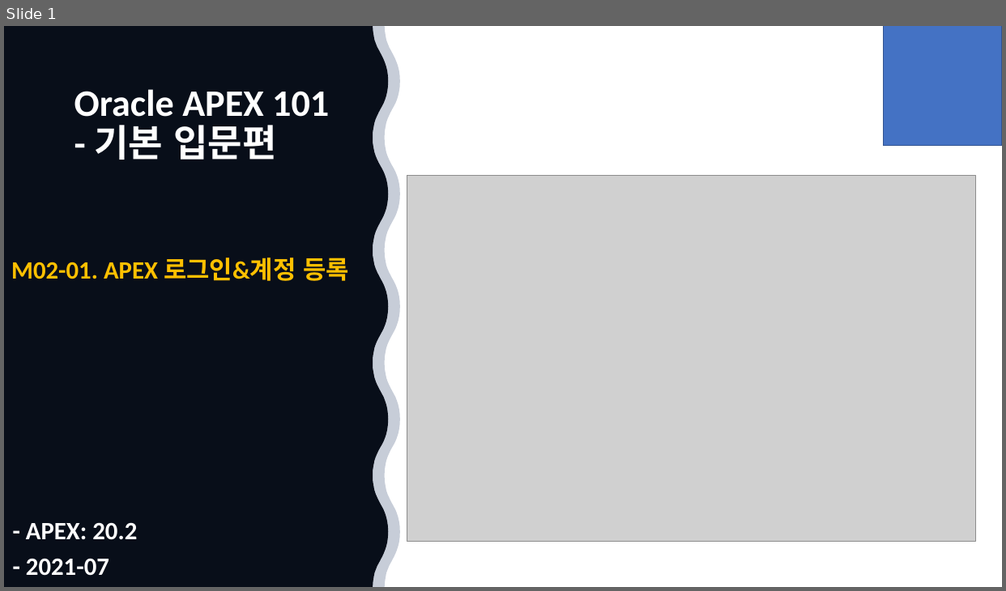
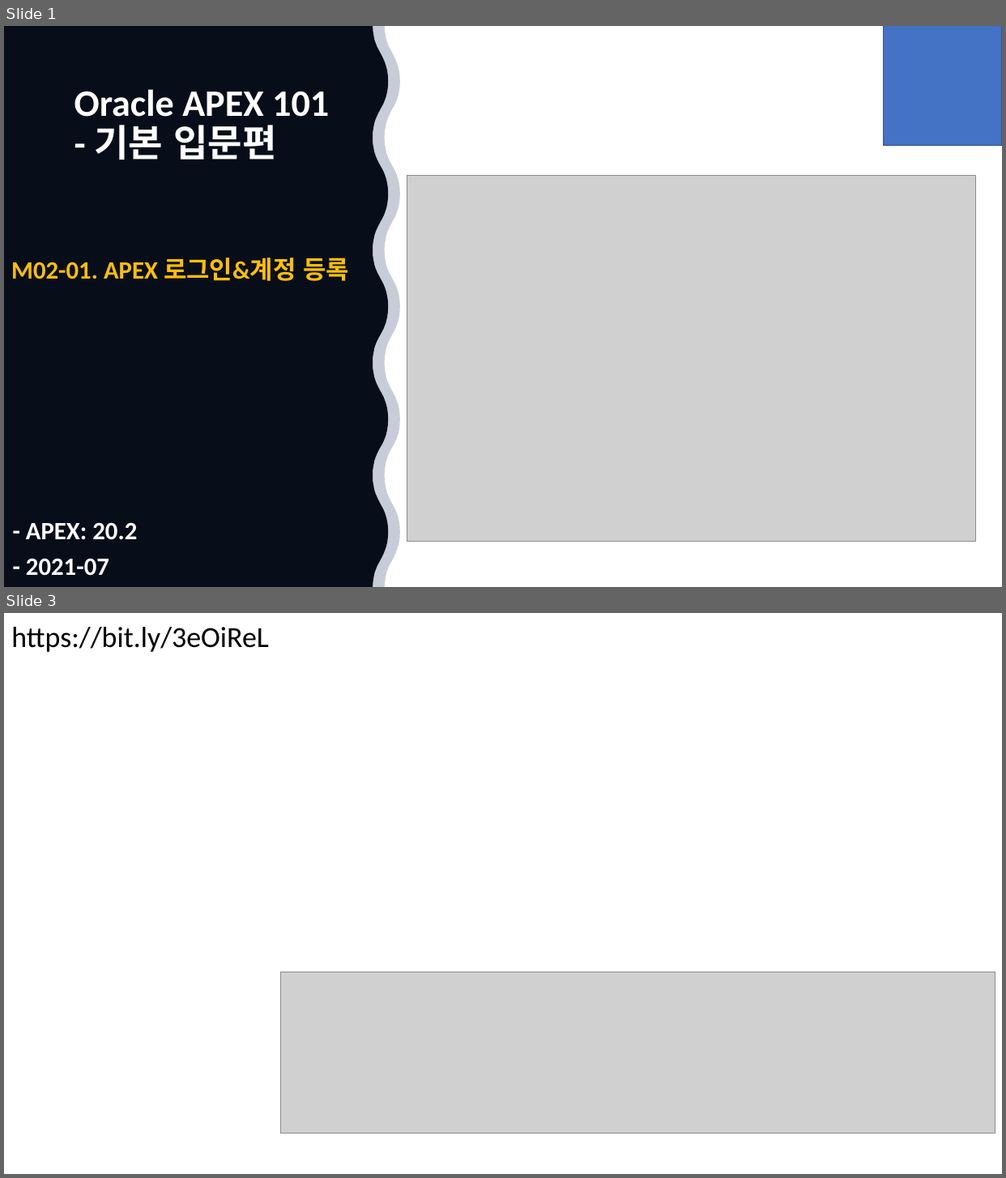
Before and after one commit to taewanmerepo/taewanmerepo.github.io, a slide deck: 2021/07/apex/apex101-base.pptx. Shown one above the other, each under a label of ours: slide 1 before the commit, slides 1 and 3 after it; the slides between them are not shown. The pictures are 1006x591 and 1006x1178 pixels, drawn with LibreOffice and Linux fonts; fonts in the diff are those of the drawing; grey boxes stand for pictures; background and template pictures are left out. Boxes give left, top, right and bottom in pixels: in the first picture for what was removed or moved away, otherwise in the second. Text is boxed around its words. In the diff, an @@ line names an element or a change of style, - is before the commit and + after.

```diff
--- a/2021/07/apex/apex101-base.pptx
+++ b/2021/07/apex/apex101-base.pptx
@@ slide 3 added at [4,613,1002,1174], background picture (left out) @@
@@ text added at [11,627,269,652], 28 pt, text #000000 @@
+https://bit.ly/3eOiReL
@@ picture added at [280,972,995,1133] @@
```
Also in this commit, not shown: 4 other slides added, 1 other file.
